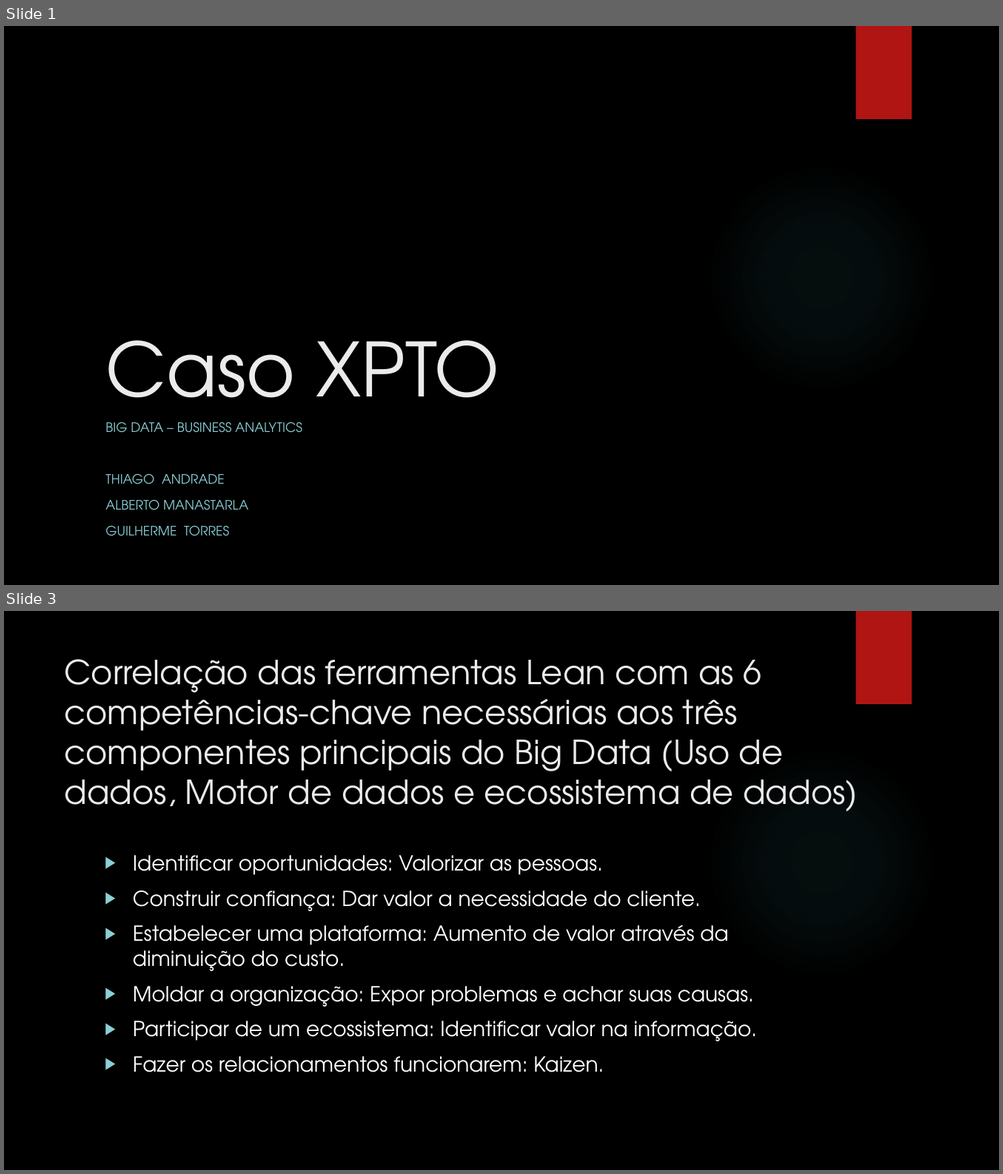
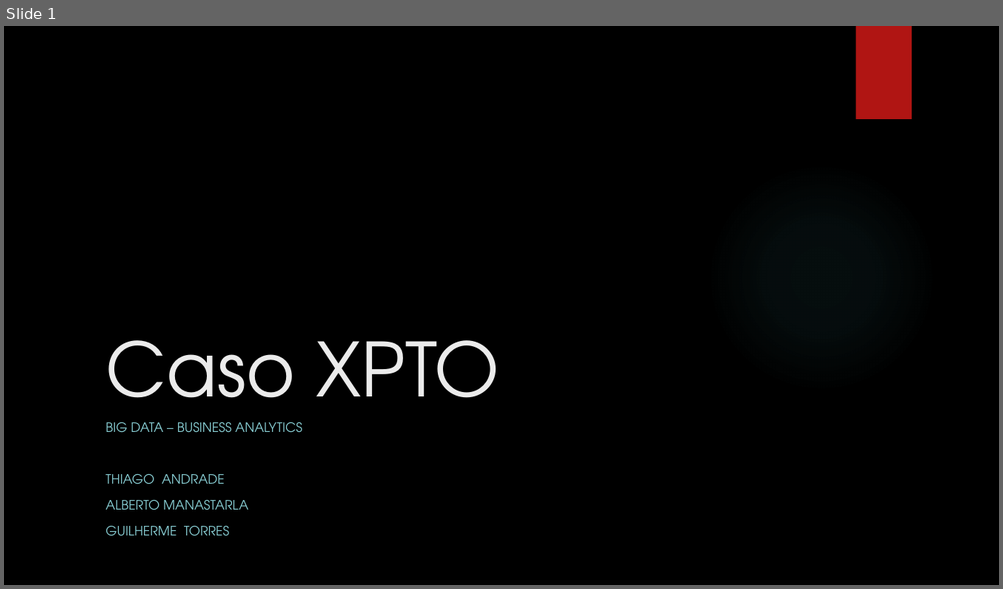
Before and after one commit to FIAP-14BDT/Business_Analytics_Tabs, a slide deck: 14BDT_Business_Analytics.pptx. Shown one above the other, each under a label of ours: slides 1 and 3 before the commit, slide 1 after it; the slides between them are not shown. The pictures are 1003x1174 and 1003x589 pixels, drawn with LibreOffice and Linux fonts; fonts in the diff are those of the drawing; background and template pictures are left out. Boxes give left, top, right and bottom in pixels: in the first picture for what was removed or moved away, otherwise in the second. Text is boxed around its words. In the diff, an @@ line names an element or a change of style, - is before the commit and + after.

```diff
--- a/14BDT_Business_Analytics.pptx
+++ b/14BDT_Business_Analytics.pptx
@@ slide 3 removed at <box>4,611,999,1170</box>, background picture (left out); not listed: 2 template elements that a slide beside it also shows @@
@@ title removed at <box>64,659,857,812</box> @@
-Correlação das ferramentas Lean com as 6 competências-chave necessárias aos três componentes principais do Big Data (Uso de dados, Motor de dados e ecossistema de dados)
@@ text removed at <box>133,855,757,1073</box> @@
-▶ Identificar oportunidades: Valorizar as pessoas.
-▶ Construir confiança: Dar valor a necessidade do cliente.
-▶ Estabelecer uma plataforma: Aumento de valor através da diminuição do custo.
-▶ Moldar a organização: Expor problemas e achar suas causas.
-▶ Participar de um ecossistema: Identificar valor na informação.
-▶ Fazer os relacionamentos funcionarem: Kaizen.
```
Also in this commit, not shown: 7 slides added, 2 other slides removed.
